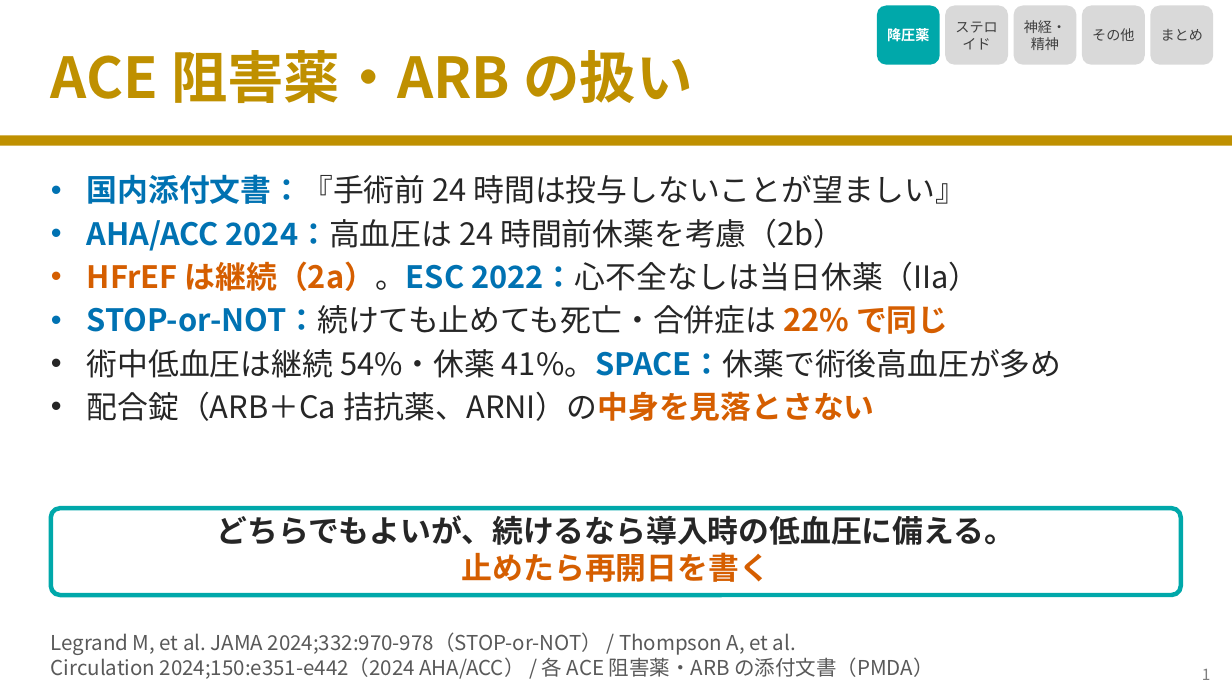
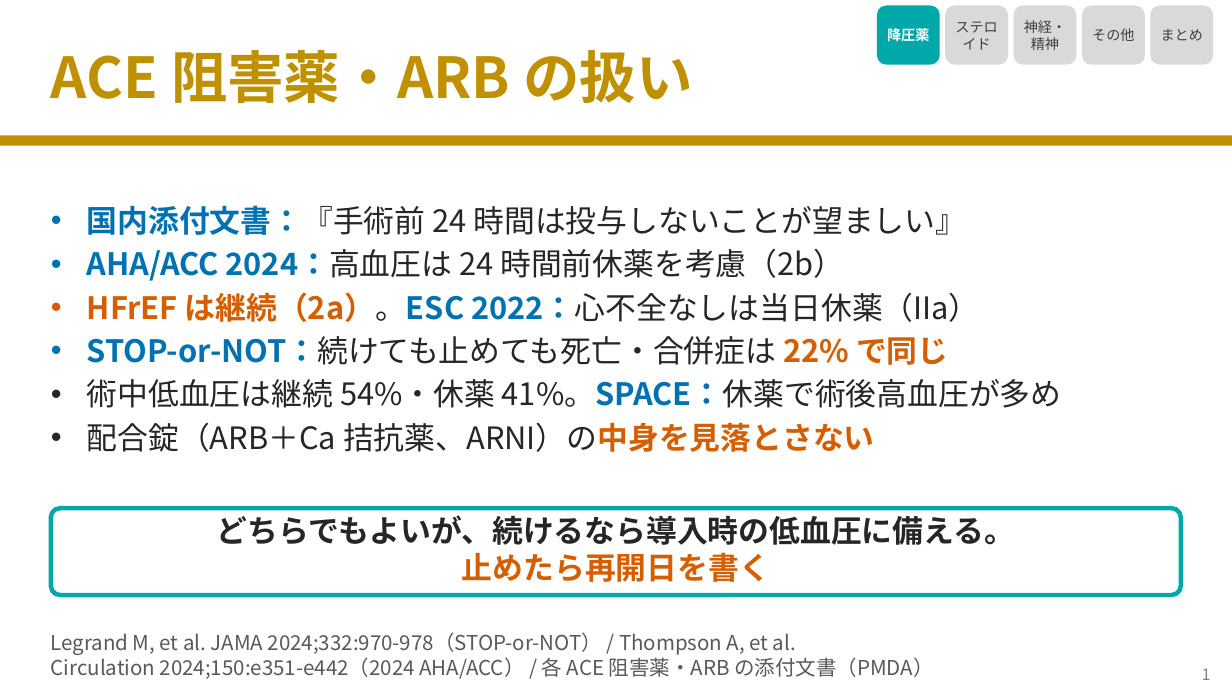
Before and after one commit to nobumitsu-3141/Anes-lecture, a slide deck: slide 2 of slides/4-14_other_chronic_drugs/4-14_other_chronic_drugs.pptx. Drawn at 1232x693 pixels with LibreOffice and Linux fonts; fonts in the diff are those of the drawing. Boxes give left, top, right and bottom in pixels: in the first picture for what was removed or moved away, otherwise in the second. Text is boxed around its words. In the diff, an @@ line names an element or a change of style, - is before the commit and + after.

```diff
--- a/slides/4-14_other_chronic_drugs/4-14_other_chronic_drugs.pptx
+++ b/slides/4-14_other_chronic_drugs/4-14_other_chronic_drugs.pptx
@@ text "国内添付文書：『手術前 24 時間は投与しないことが望ましい』" at bbox=[87, 205, 1062, 452]: vertical alignment top to middle @@
```
Also in this commit, not shown: 5 other slides changed, 4 other files.
